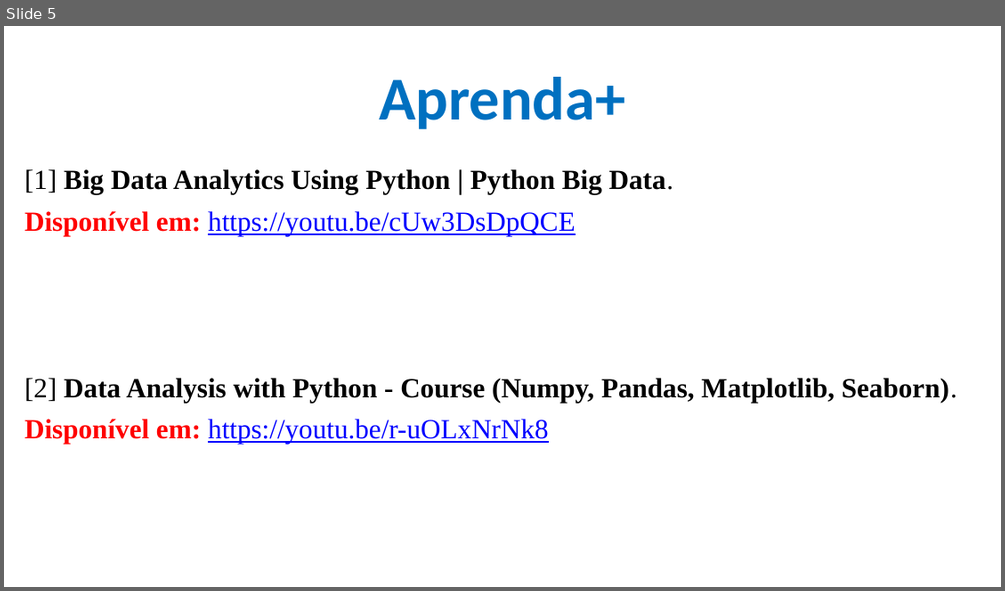
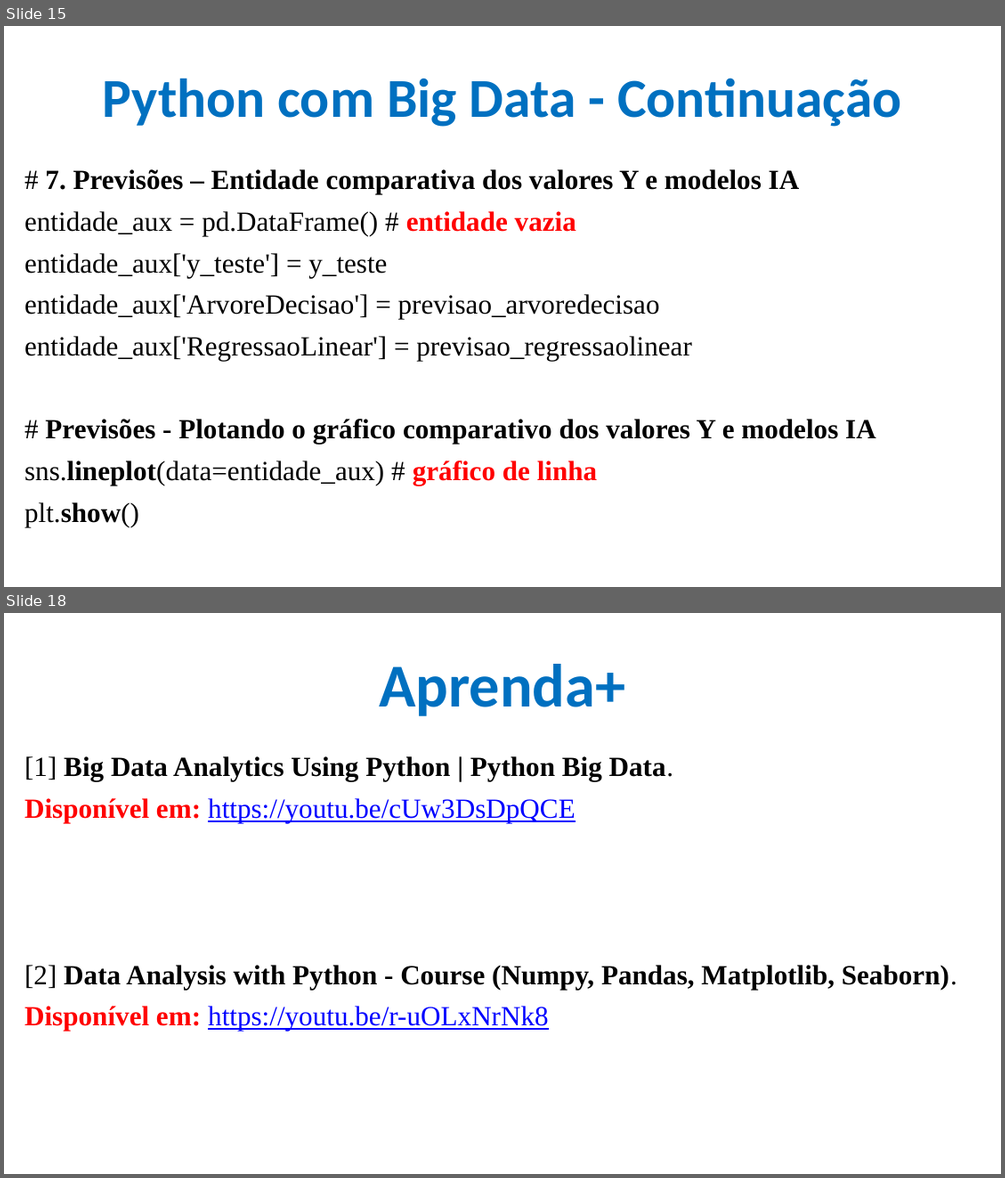
Before and after one commit to CloudEducationBrazil/WydenArea1AplicacaoCloudIndustria40Python, a slide deck: 01 Classes/Aula 11 - Aplicação Cloud Indústria 40 Python Integração Cloud Big Data Parte 2.pptx. Shown one above the other, each under a label of ours: slide 5 before the commit, slides 15 and 18 after it; the slides between them are not shown. The pictures are 1005x591 and 1005x1178 pixels, drawn with LibreOffice and Linux fonts; fonts in the diff are those of the drawing; background and template pictures are left out. Boxes give left, top, right and bottom in pixels: in the first picture for what was removed or moved away, otherwise in the second. Text is boxed around its words. In the diff, an @@ line names an element or a change of style, - is before the commit and + after.

Commit message:
Aula 11 Cloud IoT Python 29maio2023

```diff
--- a/01 Classes/Aula 11 - Aplicação Cloud Indústria 40 Python Integração Cloud Big Data Parte 2.pptx
+++ b/01 Classes/Aula 11 - Aplicação Cloud Indústria 40 Python Integração Cloud Big Data Parte 2.pptx
@@ slide 15 added at box(4, 26, 1001, 587), background picture (left out) @@
@@ title added at box(103, 78, 901, 127), 39.6 pt, text #0070C0, bold @@
+Python com Big Data - Continuação
@@ text added at box(24, 169, 876, 527), 20 pt, text #000000 @@
+# 7. Previsões – Entidade comparativa dos valores Y e modelos IA
+entidade_aux = pd.DataFrame() # entidade vazia
+entidade_aux['y_teste'] = y_teste
+entidade_aux['ArvoreDecisao'] = previsao_arvoredecisao
+entidade_aux['RegressaoLinear'] = previsao_regressaolinear
+# Previsões - Plotando o gráfico comparativo dos valores Y e modelos IA
+sns.lineplot(data=entidade_aux) # gráfico de linha
+plt.show()
@@ what was slide 5 is now slide 18 @@
```
Also in this commit, not shown: 3 slides changed, 12 other slides added, 14 other files.
